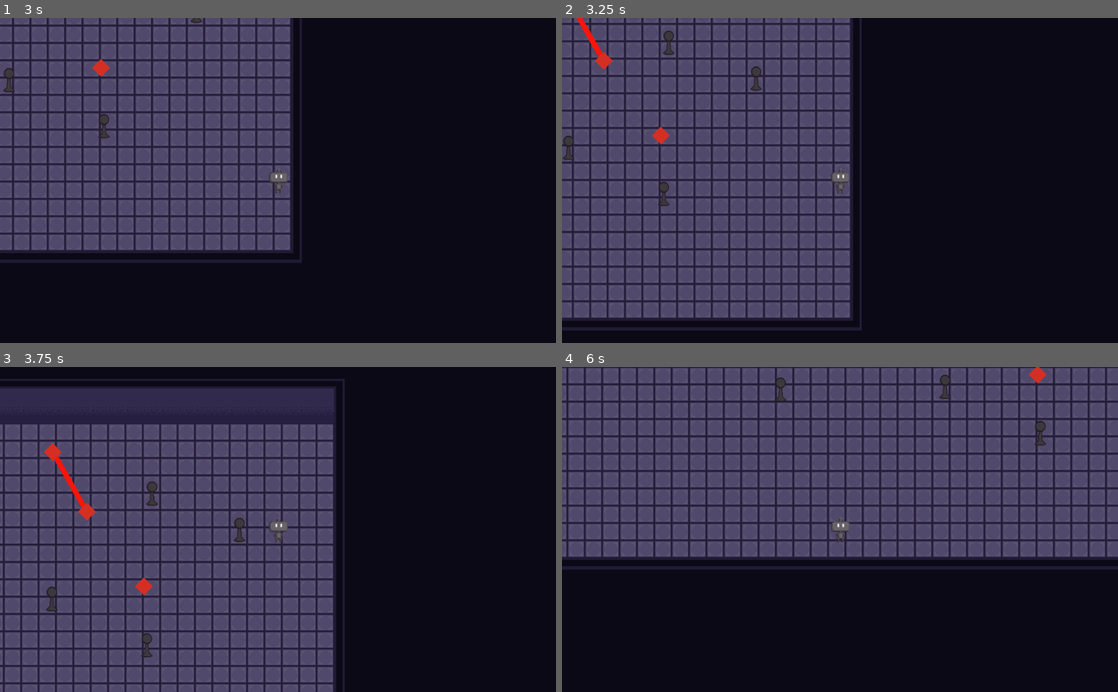
Above: before the commit, frames 1-4 (two rows, left to right).
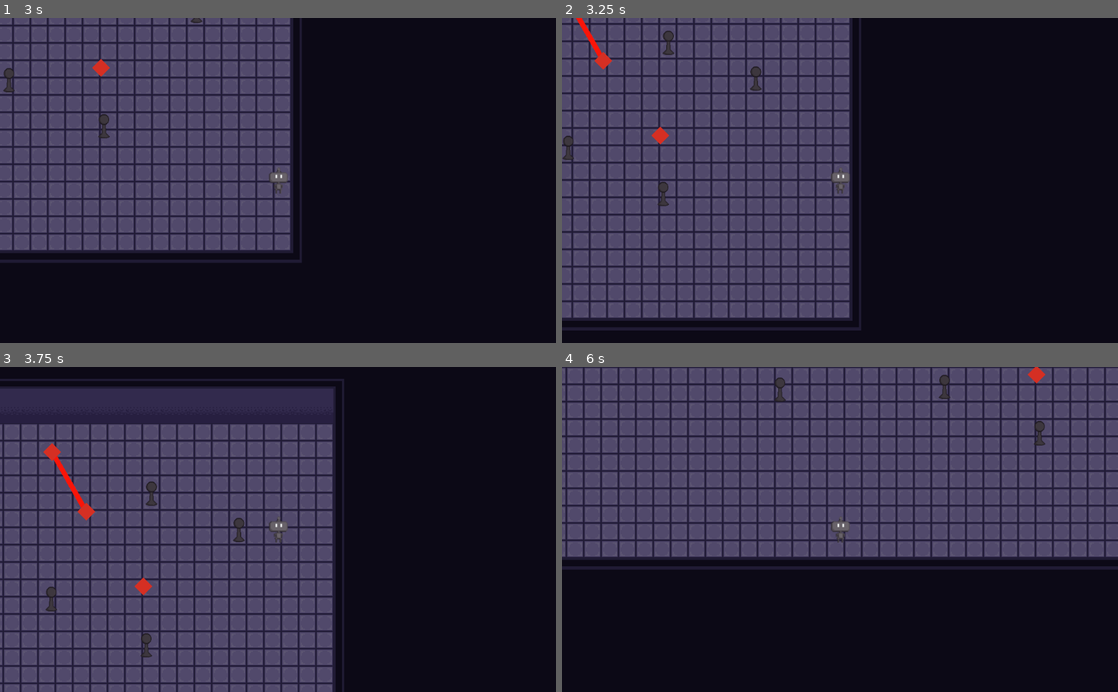
Above: after the commit, the same moments.

Repository: agusmao/connection
Game: Godot game, scene res://Levels/Level1.tscn
The game is run twice, just before and just after one commit, with the same random seed, the same clock (stepped at 60 frames per second) and the same inputs.
Inputs:
- Up to frame 1 (3 s): tap Enter at 0.5 s; hold Right (ui_right) 0.53-1.28 s; hold Down (ui_down) 1.28-2.03 s; hold Right (ui_right) 2.03-2.78 s; hold Up (ui_up) from 2.78 s (still down)
- Up to frame 2 (3.25 s): keep holding Up (ui_up)
- Up to frame 3 (3.75 s): release Up (ui_up) at 3.53 s; hold Left (ui_left) from 3.53 s (still down)
- Up to frame 4 (6 s): release Left (ui_left) at 5.03 s; hold Down (ui_down) 5.03-5.78 s; hold Right (ui_right) from 5.78 s (still down)

Frame 1 is identical in both runs. In frame 2, 3.3% of the frame differs, in the area x 0-52%, y 0-93%; in frame 3, 3.7%; in frame 4, 8.4%, in the area x 0-98%, y 0-59%.

Commit message:
Improving colliders

Diff:
--- a/Levels/LevelTemplate.tscn
+++ b/Levels/LevelTemplate.tscn
@@ -8,6 +8,15 @@
 [ext_resource path="res://assets/fonts/collegiate/CollegiateInsideFLF.ttf" type="DynamicFontData" id=9]
 [ext_resource path="res://source/EndGameUI.gd" type="Script" id=10]
 
+[sub_resource type="ConvexPolygonShape2D" id=1]
+points = PoolVector2Array( 0, 0, 64, 0, 64, 64, 0, 64 )
+
+[sub_resource type="ConvexPolygonShape2D" id=2]
+points = PoolVector2Array( 0, 0, 64, 0, 64, 64, 0, 64 )
+
+[sub_resource type="ConvexPolygonShape2D" id=3]
+points = PoolVector2Array( 0, 0, 64, 0, 64, 64, 0, 64 )
+
 [sub_resource type="ConvexPolygonShape2D" id=4]
 points = PoolVector2Array( 0, 0, 64, 0, 64, 64, 0, 64 )
 
@@ -26,13 +35,7 @@
 [sub_resource type="ConvexPolygonShape2D" id=9]
 points = PoolVector2Array( 0, 0, 64, 0, 64, 64, 0, 64 )
 
-[sub_resource type="ConvexPolygonShape2D" id=10]
-points = PoolVector2Array( 0, 0, 64, 0, 64, 64, 0, 64 )
-
-[sub_resource type="ConvexPolygonShape2D" id=11]
-points = PoolVector2Array( 0, 0, 64, 0, 64, 64, 0, 64 )
-
-[sub_resource type="TileSet" id=3]
+[sub_resource type="TileSet" id=10]
 1/name = "topborder"
 1/texture = ExtResource( 2 )
 1/tex_offset = Vector2( 0, 0 )
@@ -43,9 +46,16 @@
 1/navigation_offset = Vector2( 0, 0 )
 1/shape_offset = Vector2( 0, 0 )
 1/shape_transform = Transform2D( 1, 0, 0, 1, 0, 0 )
+1/shape = SubResource( 1 )
 1/shape_one_way = false
-1/shape_one_way_margin = 0.0
-1/shapes = [  ]
+1/shape_one_way_margin = 1.0
+1/shapes = [ {
+"autotile_coord": Vector2( 0, 0 ),
+"one_way": false,
+"one_way_margin": 1.0,
+"shape": SubResource( 1 ),
+"shape_transform": Transform2D( 1, 0, 0, 1, 0, 0 )
+} ]
 1/z_index = 0
 2/name = "floor"
 2/texture = ExtResource( 2 )
@@ -71,14 +81,14 @@
 3/navigation_offset = Vector2( 0, 0 )
 3/shape_offset = Vector2( 0, 0 )
 3/shape_transform = Transform2D( 1, 0, 0, 1, 0, 0 )
-3/shape = SubResource( 5 )
+3/shape = SubResource( 3 )
 3/shape_one_way = true
 3/shape_one_way_margin = 1.0
 3/shapes = [ {
 "autotile_coord": Vector2( 0, 0 ),
 "one_way": true,
 "one_way_margin": 1.0,
-"shape": SubResource( 5 ),
+"shape": SubResource( 3 ),
 "shape_transform": Transform2D( 1, 0, 0, 1, 0, 0 )
 } ]
 3/z_index = 0
@@ -92,14 +102,14 @@
 4/navigation_offset = Vector2( 0, 0 )
 4/shape_offset = Vector2( 0, 0 )
 4/shape_transform = Transform2D( 1, 0, 0, 1, 0, 0 )
-4/shape = SubResource( 6 )
+4/shape = SubResource( 4 )
 4/shape_one_way = false
 4/shape_one_way_margin = 1.0
 4/shapes = [ {
 "autotile_coord": Vector2( 0, 0 ),
 "one_way": false,
 "one_way_margin": 1.0,
-"shape": SubResource( 6 ),
+"shape": SubResource( 4 ),
 "shape_transform": Transform2D( 1, 0, 0, 1, 0, 0 )
 } ]
 4/z_index = 0
@@ -113,14 +123,14 @@
 5/navigation_offset = Vector2( 0, 0 )
 5/shape_offset = Vector2( 0, 0 )
 5/shape_transform = Transform2D( 1, 0, 0, 1, 0, 0 )
-5/shape = SubResource( 7 )
+5/shape = SubResource( 5 )
 5/shape_one_way = false
 5/shape_one_way_margin = 1.0
 5/shapes = [ {
 "autotile_coord": Vector2( 0, 0 ),
 "one_way": false,
 "one_way_margin": 1.0,
-"shape": SubResource( 7 ),
+"shape": SubResource( 5 ),
 "shape_transform": Transform2D( 1, 0, 0, 1, 0, 0 )
 } ]
 5/z_index = 0
@@ -134,14 +144,14 @@
 6/navigation_offset = Vector2( 0, 0 )
 6/shape_offset = Vector2( 0, 0 )
 6/shape_transform = Transform2D( 1, 0, 0, 1, 0, 0 )
-6/shape = SubResource( 8 )
+6/shape = SubResource( 6 )
 6/shape_one_way = false
 6/shape_one_way_margin = 1.0
 6/shapes = [ {
 "autotile_coord": Vector2( 0, 0 ),
 "one_way": false,
 "one_way_margin": 1.0,
-"shape": SubResource( 8 ),
+"shape": SubResource( 6 ),
 "shape_transform": Transform2D( 1, 0, 0, 1, 0, 0 )
 } ]
 6/z_index = 0
@@ -155,14 +165,14 @@
 7/navigation_offset = Vector2( 0, 0 )
 7/shape_offset = Vector2( 0, 0 )
 7/shape_transform = Transform2D( 1, 0, 0, 1, 0, 0 )
-7/shape = SubResource( 9 )
+7/shape = SubResource( 7 )
 7/shape_one_way = false
 7/shape_one_way_margin = 1.0
 7/shapes = [ {
 "autotile_coord": Vector2( 0, 0 ),
 "one_way": false,
 "one_way_margin": 1.0,
-"shape": SubResource( 9 ),
+"shape": SubResource( 7 ),
 "shape_transform": Transform2D( 1, 0, 0, 1, 0, 0 )
 } ]
 7/z_index = 0
@@ -176,14 +186,14 @@
 8/navigation_offset = Vector2( 0, 0 )
 8/shape_offset = Vector2( 0, 0 )
 8/shape_transform = Transform2D( 1, 0, 0, 1, 0, 0 )
-8/shape = SubResource( 10 )
+8/shape = SubResource( 8 )
 8/shape_one_way = false
 8/shape_one_way_margin = 1.0
 8/shapes = [ {
 "autotile_coord": Vector2( 0, 0 ),
 "one_way": false,
 "one_way_margin": 1.0,
-"shape": SubResource( 10 ),
+"shape": SubResource( 8 ),
 "shape_transform": Transform2D( 1, 0, 0, 1, 0, 0 )
 } ]
 8/z_index = 0
@@ -197,14 +207,14 @@
 9/navigation_offset = Vector2( 0, 0 )
 9/shape_offset = Vector2( 0, 0 )
 9/shape_transform = Transform2D( 1, 0, 0, 1, 0, 0 )
-9/shape = SubResource( 11 )
+9/shape = SubResource( 9 )
 9/shape_one_way = false
 9/shape_one_way_margin = 1.0
 9/shapes = [ {
 "autotile_coord": Vector2( 0, 0 ),
 "one_way": false,
 "one_way_margin": 1.0,
-"shape": SubResource( 11 ),
+"shape": SubResource( 9 ),
 "shape_transform": Transform2D( 1, 0, 0, 1, 0, 0 )
 } ]
 9/z_index = 0
@@ -218,23 +228,23 @@
 10/navigation_offset = Vector2( 0, 0 )
 10/shape_offset = Vector2( 0, 0 )
 10/shape_transform = Transform2D( 1, 0, 0, 1, 0, 0 )
-10/shape = SubResource( 4 )
+10/shape = SubResource( 2 )
 10/shape_one_way = false
 10/shape_one_way_margin = 1.0
 10/shapes = [ {
 "autotile_coord": Vector2( 0, 0 ),
 "one_way": false,
 "one_way_margin": 1.0,
-"shape": SubResource( 4 ),
+"shape": SubResource( 2 ),
 "shape_transform": Transform2D( 1, 0, 0, 1, 0, 0 )
 } ]
 10/z_index = 0
 
-[sub_resource type="DynamicFont" id=1]
+[sub_resource type="DynamicFont" id=11]
 size = 40
 font_data = ExtResource( 8 )
 
-[sub_resource type="DynamicFont" id=2]
+[sub_resource type="DynamicFont" id=12]
 font_data = ExtResource( 9 )
 
 [node name="LevelTemplate" type="Node2D"]
@@ -242,7 +252,7 @@
 
 [node name="TileMap" type="TileMap" parent="."]
 z_index = -1
-tile_set = SubResource( 3 )
+tile_set = SubResource( 10 )
 collision_layer = 7
 collision_mask = 7
 format = 1
--- a/Player/Player.tscn
+++ b/Player/Player.tscn
@@ -4,8 +4,9 @@
 [ext_resource path="res://Player/Player.gd" type="Script" id=2]
 [ext_resource path="res://assets/images/Robot.png" type="Texture" id=3]
 
-[sub_resource type="RectangleShape2D" id=1]
-extents = Vector2( 19.7346, 19.5241 )
+[sub_resource type="CapsuleShape2D" id=8]
+radius = 17.0948
+height = 10.3051
 
 [sub_resource type="AtlasTexture" id=2]
 flags = 4
@@ -49,7 +50,8 @@
 script = ExtResource( 2 )
 
 [node name="CollisionShape2D" type="CollisionShape2D" parent="."]
-shape = SubResource( 1 )
+position = Vector2( -0.340561, 2.55101 )
+shape = SubResource( 8 )
 
 [node name="Camera2D" type="Camera2D" parent="."]
 current = true
Not shown: 3 places in Levels/LevelTemplate.tscn that only renumber resources
